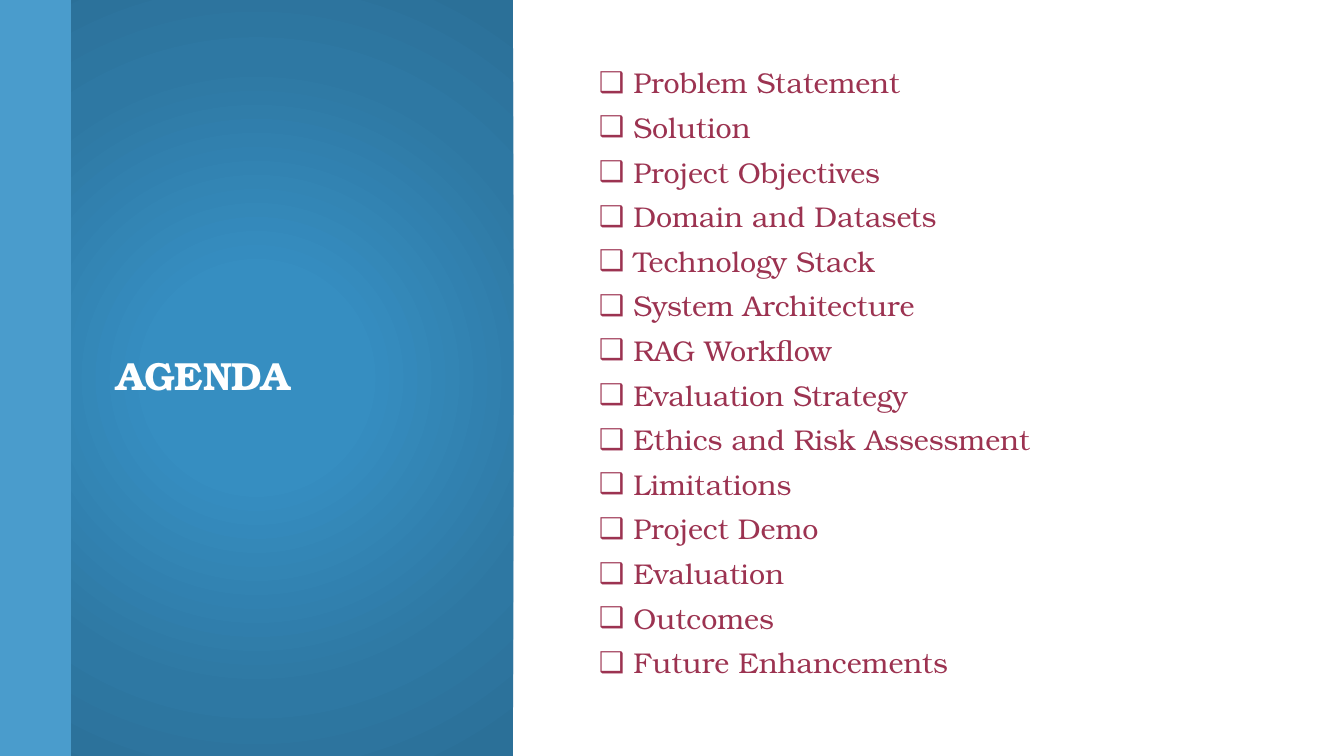
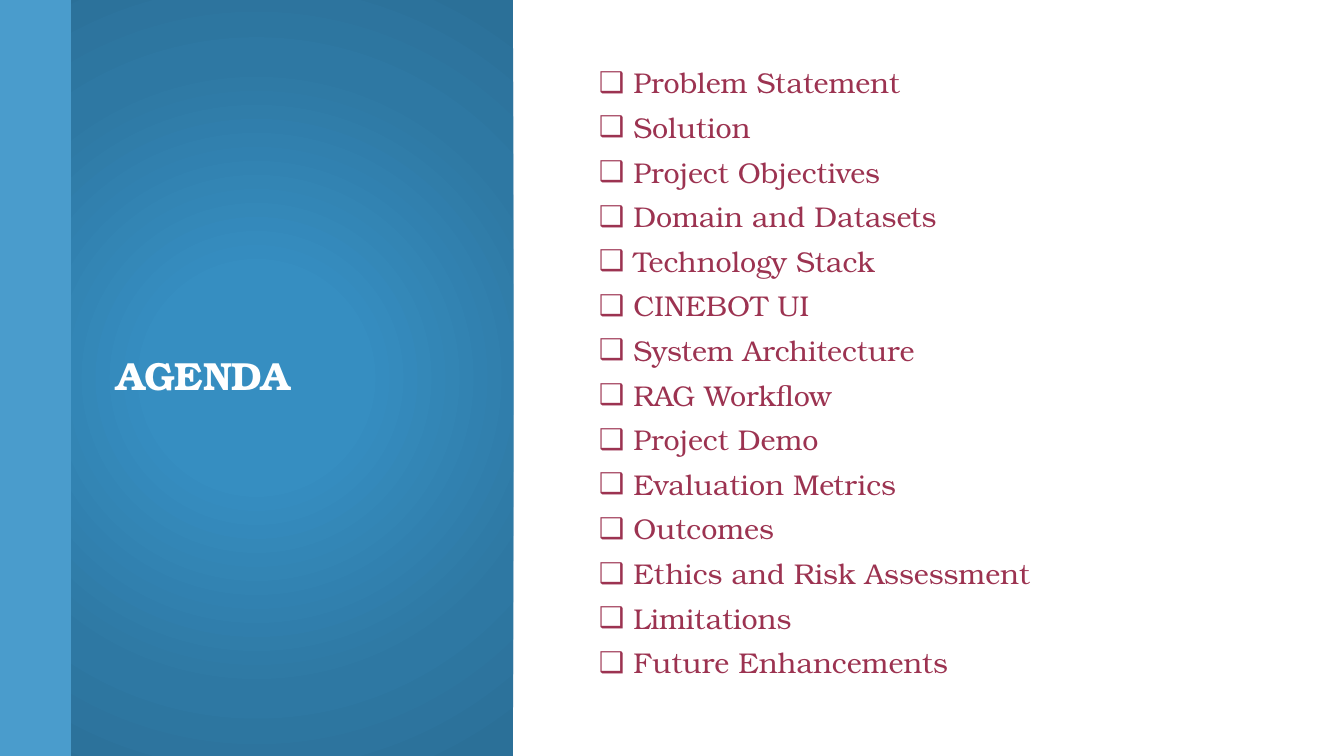
Before and after one commit to ramkrishnayprk/patriots, a slide deck: slide 2 of documentation/Presentation-IMDB_RAG-Model.pptx. Drawn at 1344x756 pixels with LibreOffice and Linux fonts; fonts in the diff are those of the drawing. Boxes give left, top, right and bottom in pixels: in the first picture for what was removed or moved away, otherwise in the second. Text is boxed around its words. In the diff, an @@ line names an element or a change of style, - is before the commit and + after.

Commit message:
Updated Presentation

```diff
--- a/documentation/Presentation-IMDB_RAG-Model.pptx
+++ b/documentation/Presentation-IMDB_RAG-Model.pptx
@@ text at box(633, 296, 809, 317): paragraph added @@
+  ❑ CINEBOT UI
@@ text at box(633, 430, 896, 540): text changed @@
-  ❑ Evaluation Strategy
+  ❑ Project Demo
+  ❑ Evaluation Metrics
+  ❑ Outcomes
@@ text at box(633, 519, 819, 630): paragraphs removed @@
-  ❑ Project Demo
-  ❑ Evaluation
-  ❑ Outcomes
```
Also in this commit, not shown: 2 other slides changed, 3 slides added.
